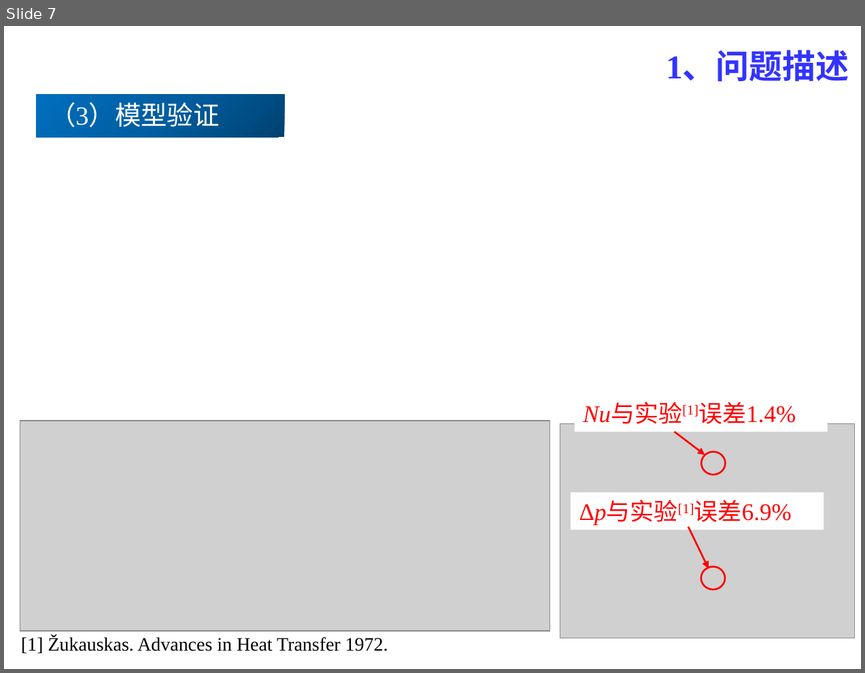
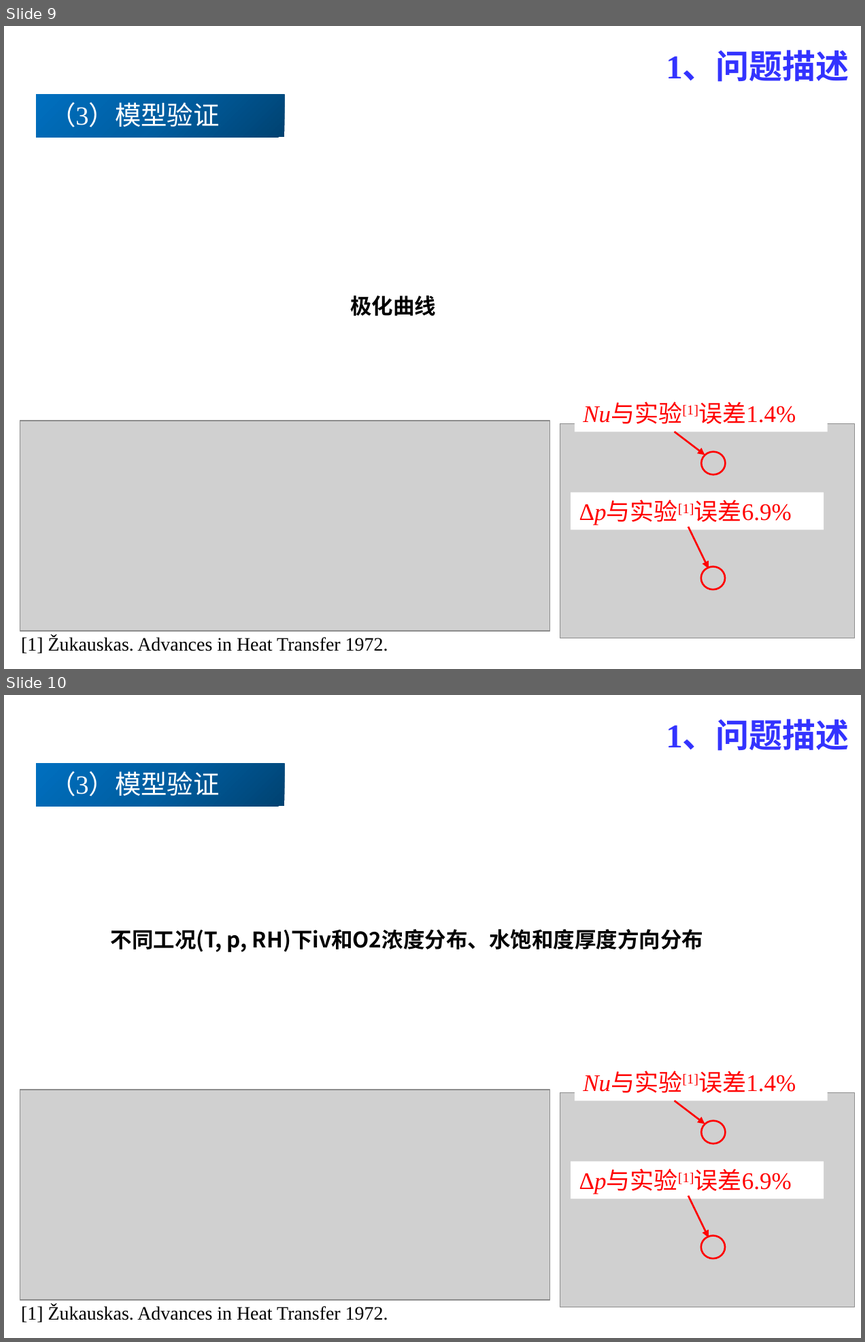
Before and after one commit to PaperStrange/ResearchRecorder, a slide deck: Report notes/GDL_PorosityDistribution.pptx. Shown one above the other, each under a label of ours: slide 7 before the commit, slides 9 and 10 after it. The pictures are 865x673 and 865x1342 pixels, drawn with LibreOffice and Linux fonts; fonts in the diff are those of the drawing; grey boxes stand for pictures. Boxes give left, top, right and bottom in pixels: in the first picture for what was removed or moved away, otherwise in the second. Text is boxed around its words. In the diff, an @@ line names an element or a change of style, - is before the commit and + after.

```diff
--- a/Report notes/GDL_PorosityDistribution.pptx
+++ b/Report notes/GDL_PorosityDistribution.pptx
@@ slide 10 added at (4, 695, 861, 1338), background #FFFFFF @@
@@ text added at (666, 722, 849, 751), 28 pt, text #3333FF, bold @@
+1、问题描述
@@ rectangle added at (36, 764, 284, 807), fill gradient #004272 to #005EA2 to #0070C0 @@
@@ text added at (50, 771, 220, 796), 22 pt, text #FFFFFF @@
+（3）模型验证
@@ text added at (111, 929, 703, 952), 18 pt, text #000000, bold @@
+不同工况(T, p, RH)下iv和O2浓度分布、水饱和度厚度方向分布
@@ rectangle added at (575, 1064, 827, 1101), fill #FFFFFF, 20 pt, text #FF0000 @@
+Nu与实验[1]误差1.4%
@@ picture added at (20, 1089, 550, 1299) @@
@@ picture added at (560, 1093, 854, 1307) @@
@@ arrow added from (674, 1100) to (705, 1123), #FF0000 1.5 pt @@
@@ ellipse added at (702, 1121, 725, 1144), outline #FF0000 1.5 pt @@
@@ rectangle added at (570, 1161, 823, 1199), fill #FFFFFF, 20 pt, text #FF0000 @@
+Δp与实验[1]误差6.9%
@@ arrow added from (687, 1195) to (708, 1238), #FF0000 1.5 pt @@
@@ ellipse added at (700, 1236, 725, 1259), outline #FF0000 1.5 pt @@
@@ text added at (21, 1305, 388, 1322), 16 pt, text #000000 @@
+[1] Žukauskas. Advances in Heat Transfer 1972.
@@ what was slide 7 is now slide 9 @@
@@ slide 9 changed as well @@
@@ text added at (350, 295, 436, 316), 18 pt, text #000000, bold @@
+极化曲线
```
Also in this commit, not shown: 7 other slides changed, 4 other slides added, 2 slides removed.
